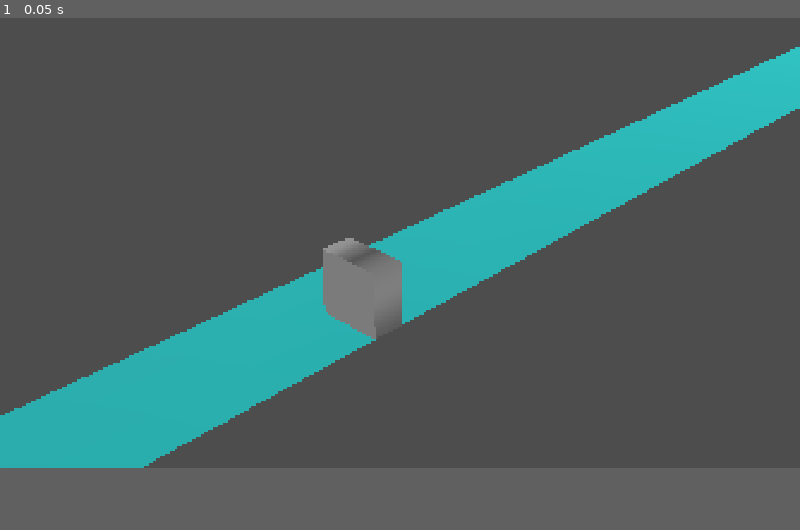
Above: before the commit, frame 1.
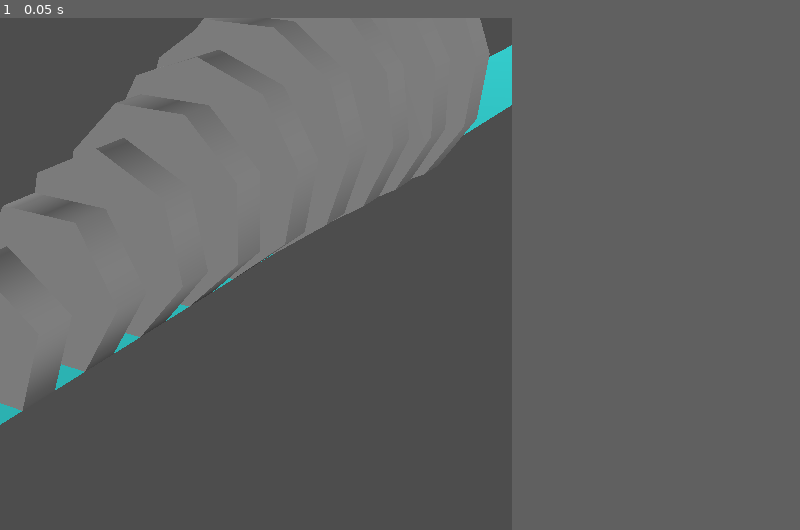
Above: after the commit, the same moment.

Repository: atahrijouti/tumbling-prisms-godot
Game: Godot game, scene res://Main.tscn
The game is run twice, just before and just after one commit, with the same random seed, the same clock (stepped at 60 frames per second) and the same inputs.
Inputs:
- Up to frame 1 (0.05 s): no input
The window is 800x450 before the commit and 512x512 after it. Grey fills any space a smaller window leaves; there, only what the larger window draws over its background counts as a difference.

The runs differ from the first frame. In frame 1, 42% of the frame differs, in the area x 0-100%, y 0-88%.

Commit message:
I don't know, some progress xD

Diff:
--- a/Main.gd
+++ b/Main.gd
@@ -4,12 +4,17 @@
 
 @onready var prisms: Node3D = $Prisms
 
+@export_range(0, 1) var _progress: float = 0.0:
+	set(value):
+		_progress = clampf(value, 0, 1)
+		if is_node_ready():
+			for prism in prisms.get_children():
+				prism.applyProgress(_progress)
+
 func _ready() -> void:
-	pass
-	#for i in prism_count:
-		#var segments = i + 4
-		#var prismNode = Prism.create_prism(segments)
-		#prismNode .position.z = i
-		#prisms.add_child(prismNode)
-		#Utils.own_recursive(prismNode, self)
-		#prismNode.name = "Prism " + str(segments)
+	for i in prism_count:
+		var segments = i + 4
+		var prismNode = Prism.create(segments)
+		prisms.add_child(prismNode)
+		Utils.own_recursive(prismNode, self)
+		prismNode.name = "Prism " + str(segments)
--- a/Main.tscn
+++ b/Main.tscn
@@ -1,19 +1,18 @@
 [gd_scene format=3 uid="uid://cuxb5vdkxiav2"]
 
 [ext_resource type="Script" uid="uid://dkrdoiqn51vrh" path="res://Main.gd" id="1_glv2v"]
-[ext_resource type="PackedScene" uid="uid://dt0t4cdltogn6" path="res://scenes/Prism.tscn" id="2_uu6xs"]
 
 [sub_resource type="StandardMaterial3D" id="StandardMaterial3D_uu6xs"]
 albedo_color = Color(0.1882353, 1, 1, 1)
 
 [sub_resource type="PlaneMesh" id="PlaneMesh_j02q3"]
-size = Vector2(2, 100)
+size = Vector2(2, 50)
 
 [node name="MainScene" type="Node3D" unique_id=1808004640]
 script = ExtResource("1_glv2v")
 
 [node name="Camera3D" type="Camera3D" parent="." unique_id=1691968508]
-transform = Transform3D(-0.7149708, 0.32396904, -0.61956495, 0, 0.8861635, 0.46337277, 0.69915426, 0.33129802, -0.63358104, -9.204387, 7.41696, -6.1639633)
+transform = Transform3D(-0.8520811, 0.20465665, -0.4817397, 0, 0.9203879, 0.3910067, 0.5234094, 0.33316952, -0.7842452, -8.432924, 5.9033465, -4.791363)
 fov = 25.0
 near = 0.01
 far = 2000.0
@@ -25,9 +24,8 @@
 transform = Transform3D(-0.6826851, 0.28104514, -0.6745033, 0.13021435, 0.95509213, 0.26616418, 0.7190168, 0.093876325, -0.6886233, -2.607722, 1.867001, 0)
 
 [node name="MeshInstance3D" type="MeshInstance3D" parent="." unique_id=1846032948]
+transform = Transform3D(1, 0, 0, 0, 1, 0, 0, 0, 1, 0, 0, 25)
 material_override = SubResource("StandardMaterial3D_uu6xs")
 mesh = SubResource("PlaneMesh_j02q3")
 
 [node name="Prisms" type="Node3D" parent="." unique_id=1294502340]
-
-[node name="Prism" parent="Prisms" unique_id=25556396 instance=ExtResource("2_uu6xs")]
--- a/cam_look_at_pos.gd
+++ b/cam_look_at_pos.gd
@@ -5,7 +5,11 @@
 func _run() -> void:
 	var cam := get_scene().get_node("Camera3D") as Camera3D
 	var prisms := get_scene().get_node("Prisms") as Node3D
-	cam.look_at_from_position(cam.position, _center_of(prisms), Vector3.UP)
+	var centerOfPrisms = _center_of(prisms)
+	# cam.look_at_from_position(cam.position, centerOfPrisms, Vector3.UP)
+	cam.look_at_from_position(cam.position, Vector3(-2.469487806639386, 1.0630914597854084, 4.916779672742233), Vector3.UP)
+	print(centerOfPrisms)
+
 	print("aimed camera")
 
 func _center_of(root: Node3D) -> Vector3:
--- a/project.godot
+++ b/project.godot
@@ -17,8 +17,8 @@
 
 [display]
 
-window/size/viewport_width=1920
-window/size/viewport_height=1080
+window/size/viewport_width=512
+window/size/viewport_height=512
 window/stretch/mode="canvas_items"
 window/stretch/aspect="expand"
 
--- a/scenes/Prism.tscn
+++ b/scenes/Prism.tscn
@@ -6,17 +6,12 @@
 script = ExtResource("1_prism")
 
 [node name="translationNode" type="Node3D" parent="." unique_id=1901094442]
-unique_name_in_owner = true
 
 [node name="rotationNode" type="Node3D" parent="translationNode" unique_id=303574702]
-unique_name_in_owner = true
 
 [node name="adjustXNode" type="Node3D" parent="translationNode/rotationNode" unique_id=1181247001]
-unique_name_in_owner = true
 
 [node name="redressNode" type="Node3D" parent="translationNode/rotationNode/adjustXNode" unique_id=820435690]
-unique_name_in_owner = true
 
 [node name="MeshInstance3D" type="MeshInstance3D" parent="translationNode/rotationNode/adjustXNode/redressNode" unique_id=180094284]
-unique_name_in_owner = true
 transform = Transform3D(1, 0, 0, 0, -4.371139e-08, -1, 0, 1, -4.371139e-08, 0, 0, 0)
--- a/scenes/prism.gd
+++ b/scenes/prism.gd
@@ -1,3 +1,5 @@
+@tool
+
 class_name Prism extends Node3D
 
 static var _scene: PackedScene
@@ -16,13 +18,11 @@
 
 var maxAngle: float = PI;
 
-@onready var meshInstance: MeshInstance3D = %MeshInstance3D
-
-@onready var translationNode: Node3D = %translationNode
-@onready var redressNode: Node3D = %redressNode
-@onready var rotationNode: Node3D = %rotationNode
-@onready var adjustXNode: Node3D = %adjustXNode
-
+@onready var translationNode: Node3D = $translationNode
+@onready var rotationNode: Node3D = $translationNode/rotationNode
+@onready var adjustXNode: Node3D = $translationNode/rotationNode/adjustXNode
+@onready var redressNode: Node3D = $translationNode/rotationNode/adjustXNode/redressNode
+@onready var meshInstance: MeshInstance3D = $translationNode/rotationNode/adjustXNode/redressNode/MeshInstance3D
 
 static func create(segments: int) -> Prism:
 	if _scene == null:
